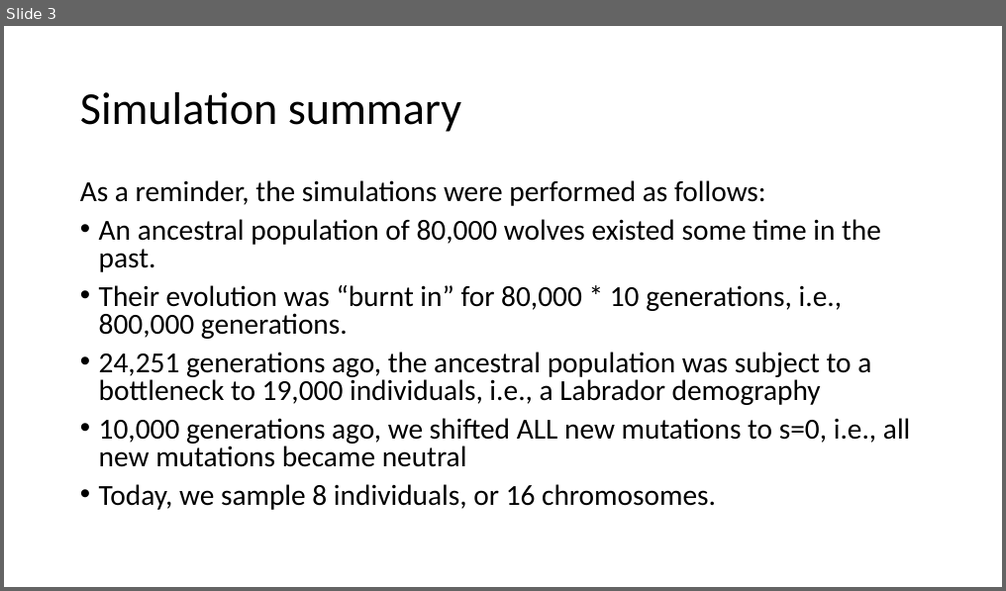
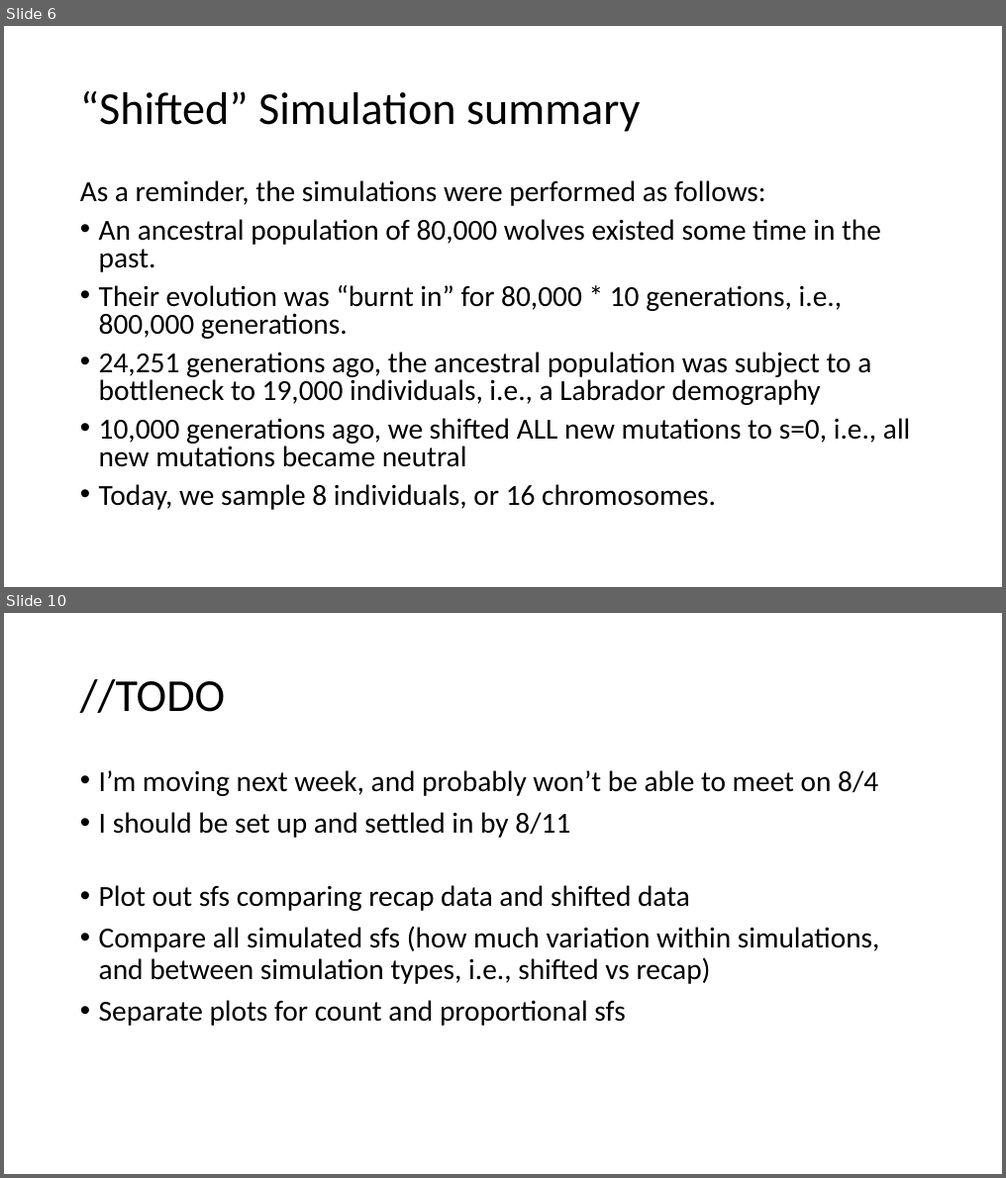
Before and after one commit to jon-mah/lohmueller_lab, a slide deck: 20200714/2020_07_28_dog_dfe_meeting.pptx. Shown one above the other, each under a label of ours: slide 3 before the commit, slides 6 and 10 after it; the slides between them are not shown. The pictures are 1006x591 and 1006x1178 pixels, drawn with LibreOffice and Linux fonts; fonts in the diff are those of the drawing. Boxes give left, top, right and bottom in pixels: in the first picture for what was removed or moved away, otherwise in the second. Text is boxed around its words. In the diff, an @@ line names an element or a change of style, - is before the commit and + after.

Commit message:
AW_time_neutral_shift simulations.

```diff
--- a/20200714/2020_07_28_dog_dfe_meeting.pptx
+++ b/20200714/2020_07_28_dog_dfe_meeting.pptx
@@ slide 10 added at (x1=4, y1=613, x2=1002, y2=1174), background #FFFFFF @@
@@ title added at (x1=80, y1=679, x2=225, y2=713), 44 pt, text #000000 @@
+//TODO
@@ text added at (x1=99, y1=770, x2=880, y2=1026), 28 pt, text #000000 @@
+• I’m moving next week, and probably won’t be able to meet on 8/4
+• I should be set up and settled in by 8/11
+• Plot out sfs comparing recap data and shifted data
+• Compare all simulated sfs (how much variation within simulations, and between simulation types, i.e., shifted vs recap)
+• Separate plots for count and proportional sfs
@@ what was slide 3 is now slide 6 @@
@@ slide 6 changed as well @@
@@ title at (x1=80, y1=91, x2=640, y2=132): text changed @@
-Simulation summary
+“Shifted” Simulation summary
```
Also in this commit, not shown: 2 other slides changed, 6 other slides added, 20 slides removed, 16 other files.
